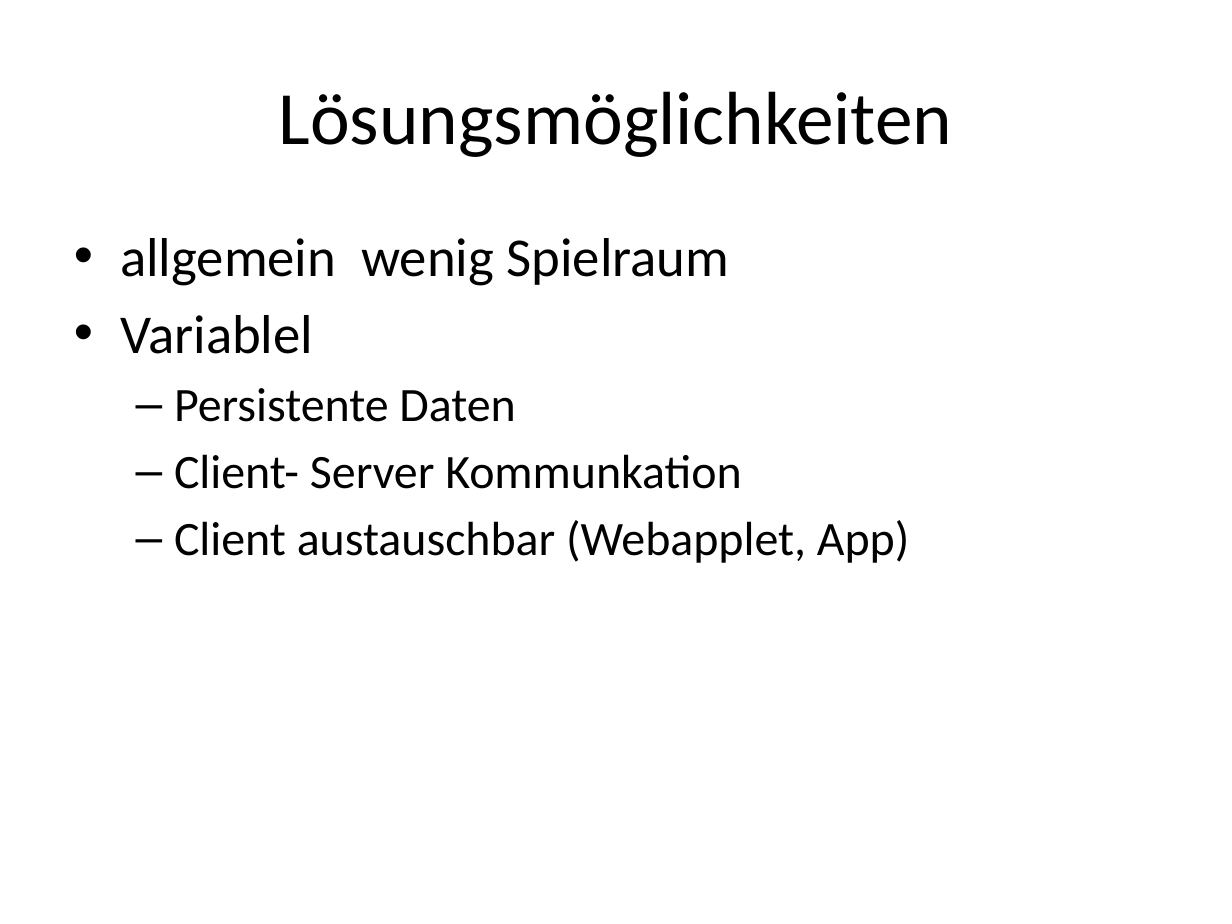
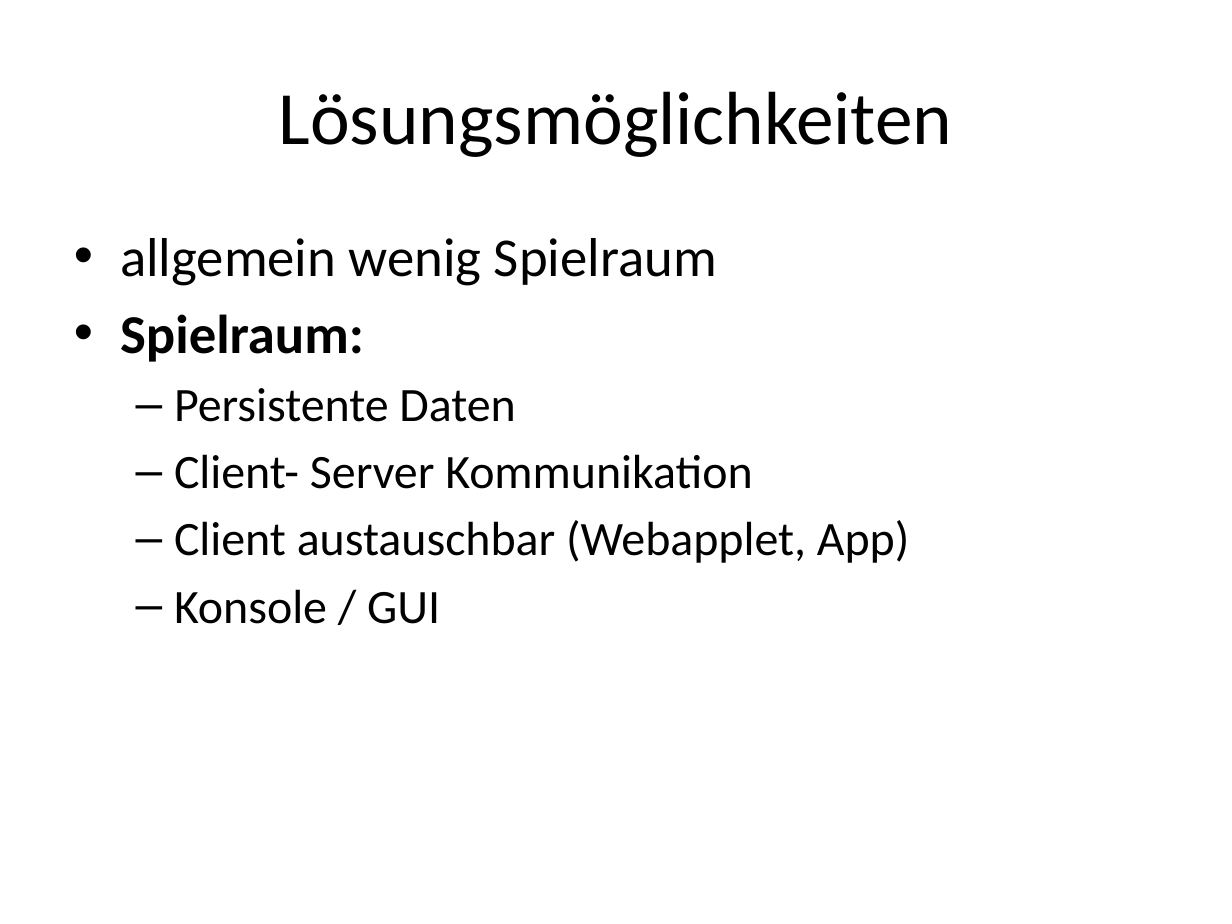
Before and after one commit to tscheims1/quiz-duell, a slide deck: slide 4 of Quizduell.pptx. Drawn at 1232x924 pixels with LibreOffice and Linux fonts; fonts in the diff are those of the drawing. Boxes give left, top, right and bottom in pixels: in the first picture for what was removed or moved away, otherwise in the second. Text is boxed around its words. In the diff, an @@ line names an element or a change of style, - is before the commit and + after.

Commit message:
updated presentation

```diff
--- a/Quizduell.pptx
+++ b/Quizduell.pptx
@@ text at (120, 314, 364, 362): text changed; bold on @@
-• Variablel
+• Spielraum:
@@ text at (174, 454, 752, 489): text changed @@
-  – Client- Server Kommunkation
+  – Client- Server Kommunikation
@@ text at (174, 589, 440, 624): paragraph added @@
+  – Konsole / GUI
```
Also in this commit, not shown: 1 other slide changed.
